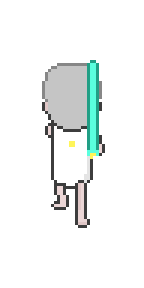
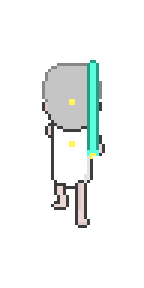
The second 144 x 288 image is a revision of the first. Changes to its layers:
added layer "레이어 30" above "레이어 26 복사" over box(69, 99, 75, 105)
